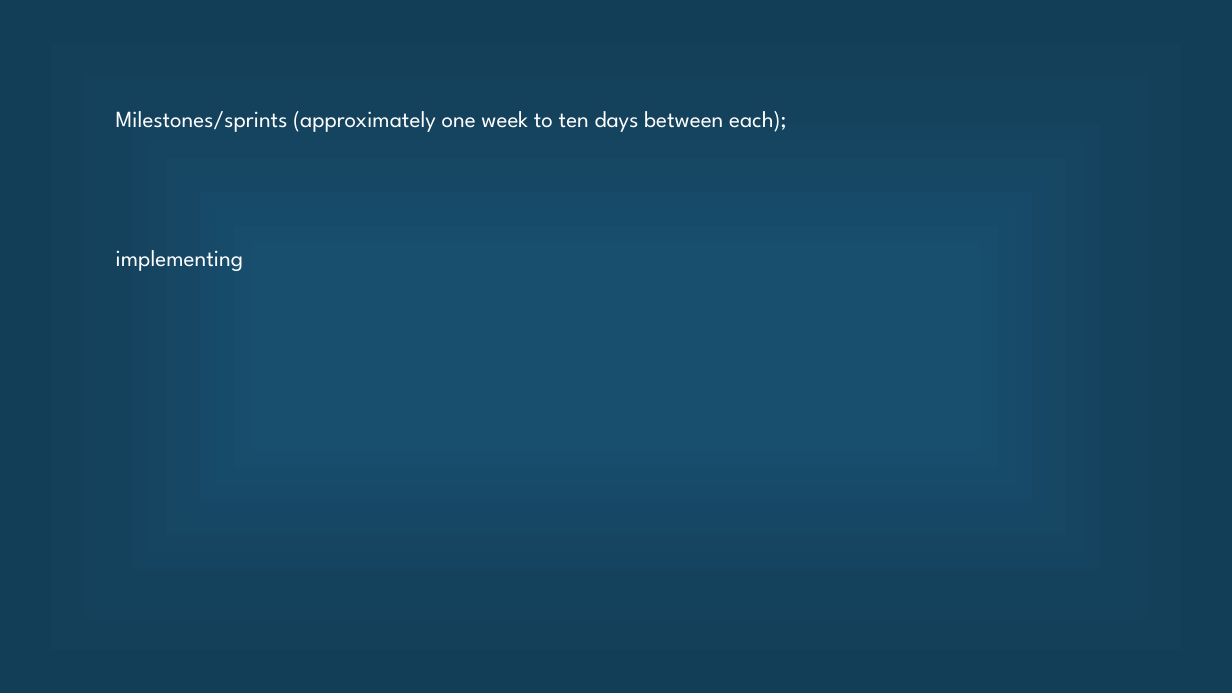
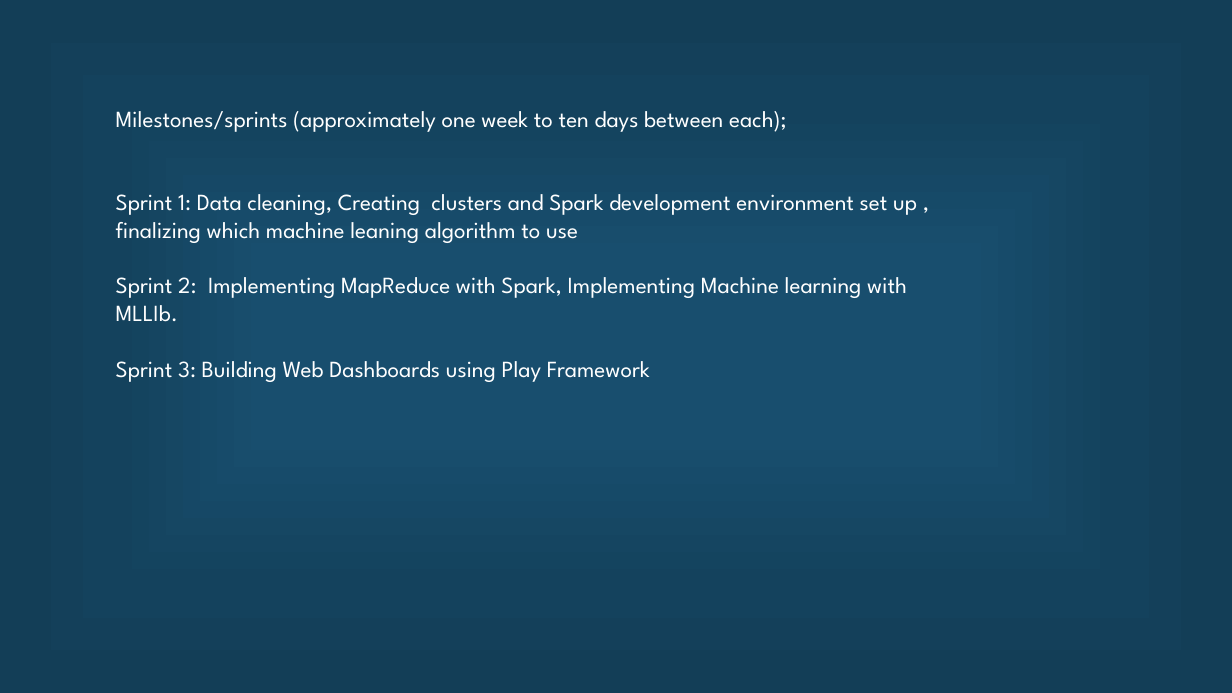
Before and after one commit to Ruchi2729/Scala-Final-Project, a slide deck: slide 5 of Final pre.pptx. Drawn at 1232x693 pixels with LibreOffice and Linux fonts; fonts in the diff are those of the drawing. Boxes give left, top, right and bottom in pixels: in the first picture for what was removed or moved away, otherwise in the second. Text is boxed around its words. In the diff, an @@ line names an element or a change of style, - is before the commit and + after.

```diff
--- a/Final pre.pptx
+++ b/Final pre.pptx
@@ text at (116, 194, 917, 382): text changed @@
-implementing
+Sprint 1: Data cleaning, Creating clusters and Spark development environment set up , finalizing which machine leaning algorithm to use
+Sprint 2: Implementing MapReduce with Spark, Implementing Machine learning with MLLIb.
+Sprint 3: Building Web Dashboards using Play Framework
```
Also in this commit, not shown: 5 other slides changed.
